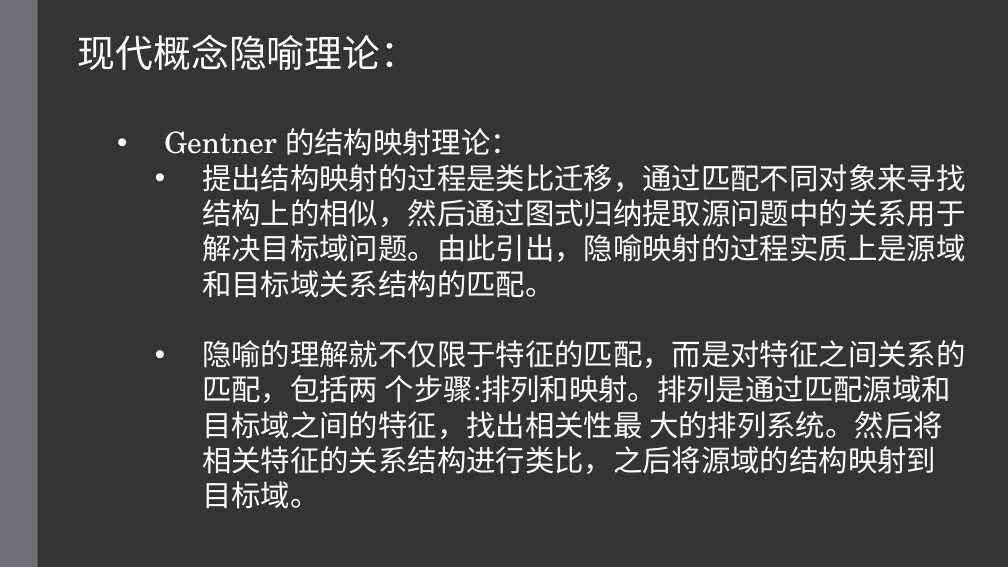
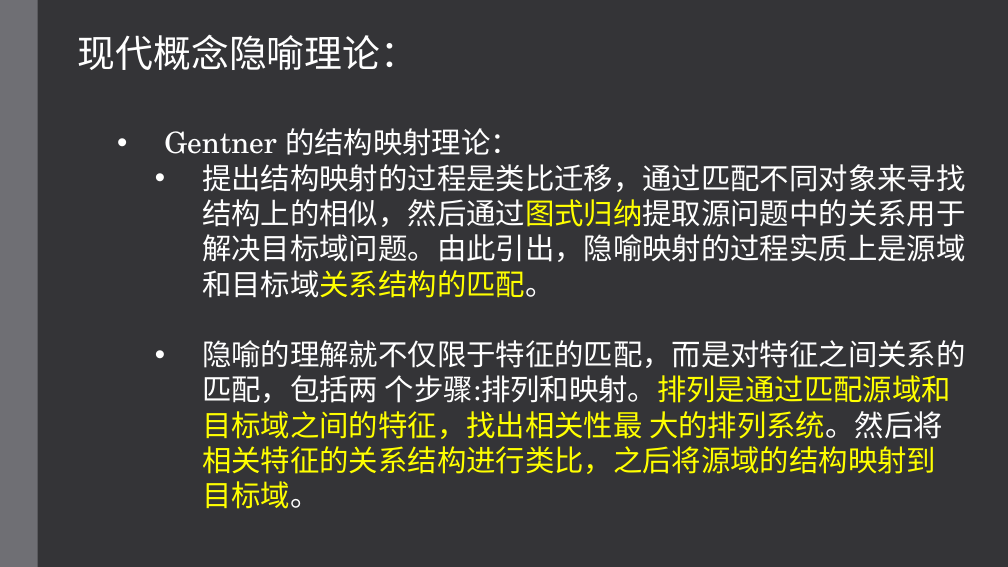
Before and after one commit to hixiaotian/metaphor_detection, a slide deck: slide 6 of 教学/20200809 metaphor interpretation.pptx. Drawn at 1008x567 pixels with LibreOffice and Linux fonts; fonts in the diff are those of the drawing. Boxes give left, top, right and bottom in pixels: in the first picture for what was removed or moved away, otherwise in the second. Text is boxed around its words. In the diff, an @@ line names an element or a change of style, - is before the commit and + after.

```diff
--- a/教学/20200809 metaphor interpretation.pptx
+++ b/教学/20200809 metaphor interpretation.pptx
@@ text at (202,164,965,509): text colour #FFFFFF to #FFFF00 in "提出结构映射的过程是类比迁移，通过匹配不同对象来寻找结构上的相似，然后通过图式归纳提取源问题中的关系用于解决目标域问题。 ...", "个步骤:排列和映射。排列是通过匹配源域和目标域之间的特征，找出相关性最 大的排列系统。然后将相关特征的关系结构进行类比， ..." @@
```
Also in this commit, not shown: 5 other slides changed, 10 slides added, 3 slides removed.
